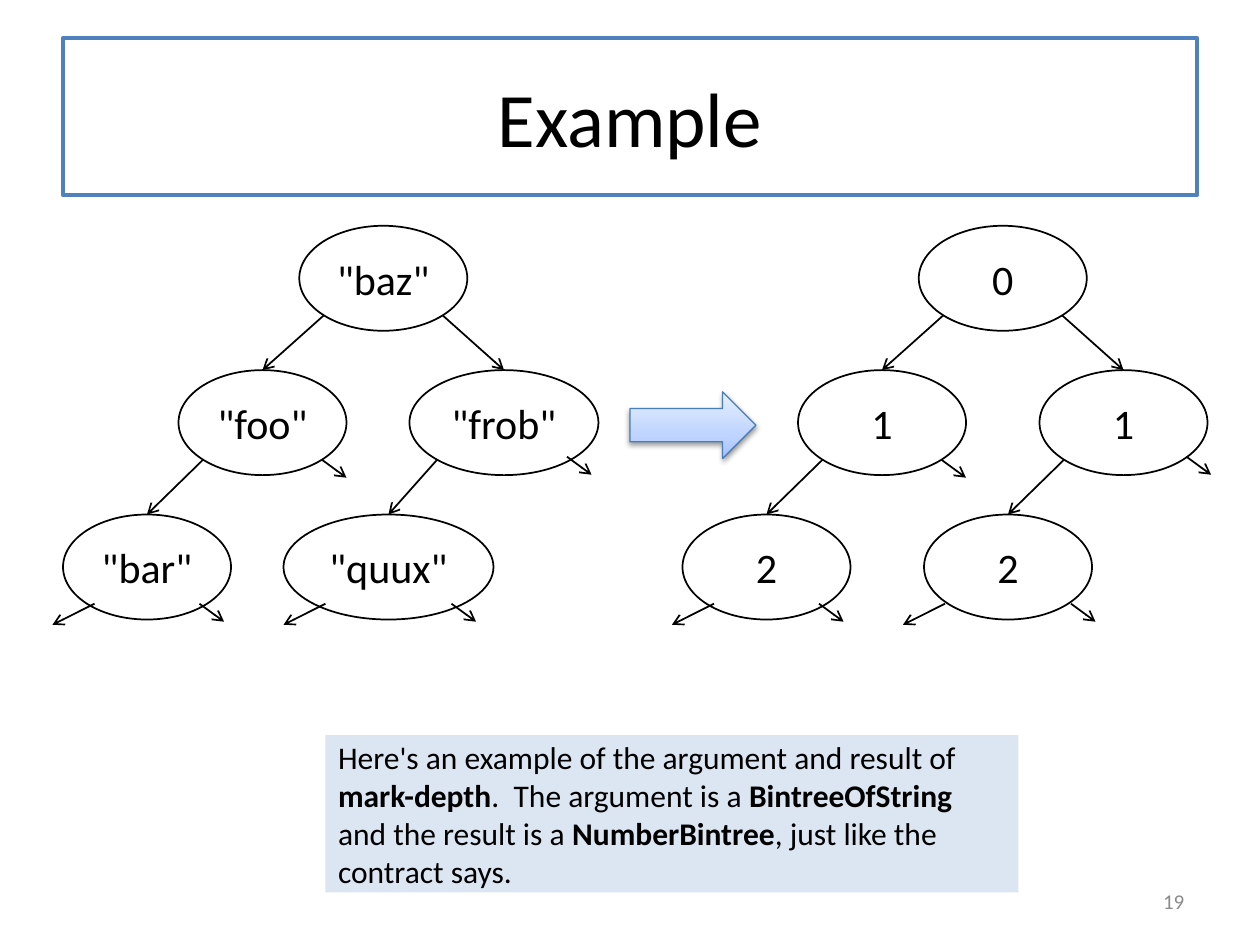
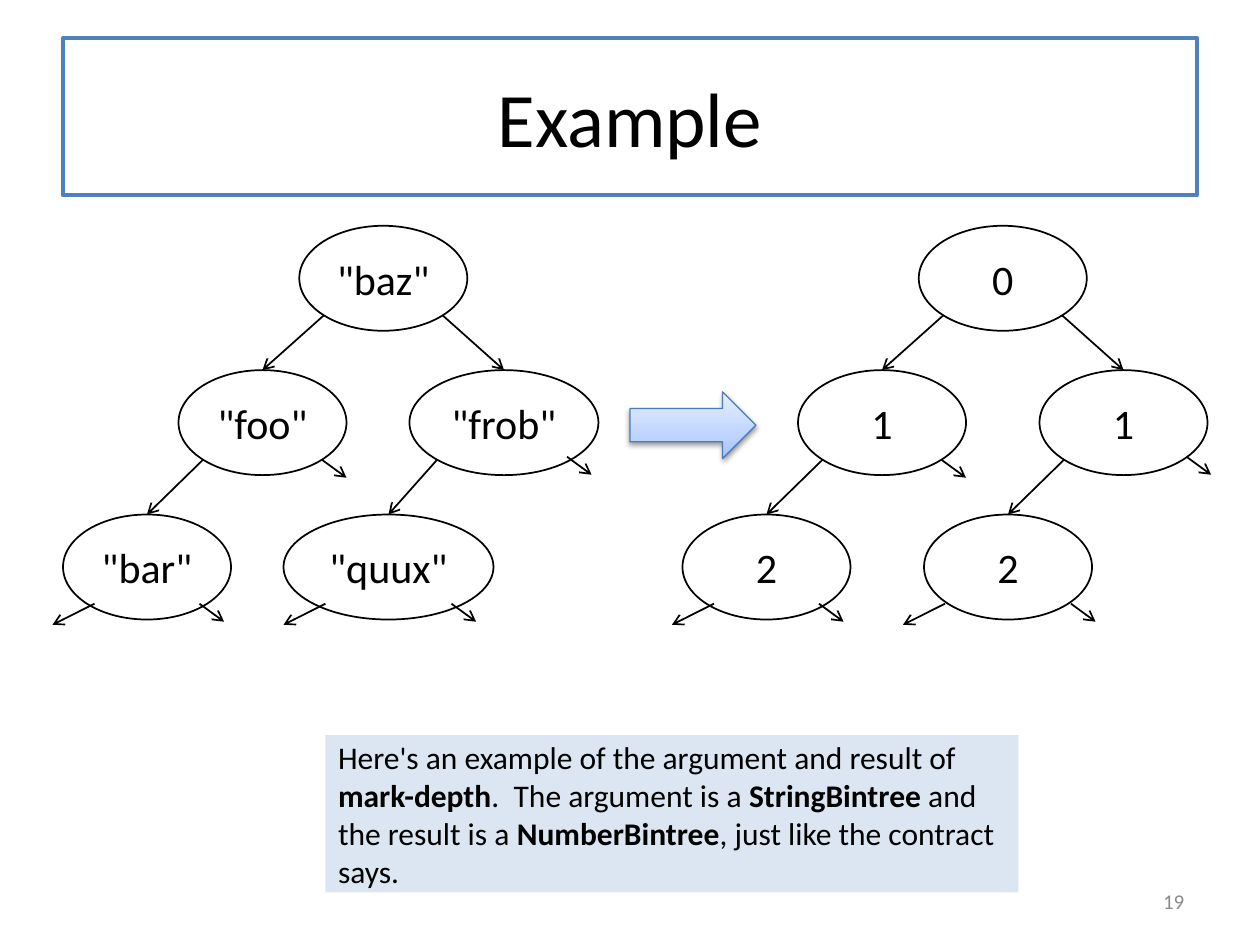
Before and after one commit to mwand/cs5010f17, a slide deck: slide 19 of Slides/Lesson 7.1-7.3 Invariants Combined.pptx. Drawn at 1260x945 pixels with LibreOffice and Linux fonts; fonts in the diff are those of the drawing. Boxes give left, top, right and bottom in pixels: in the first picture for what was removed or moved away, otherwise in the second. Text is boxed around its words. In the diff, an @@ line names an element or a change of style, - is before the commit and + after.

```diff
--- a/Slides/Lesson 7.1-7.3 Invariants Combined.pptx
+++ b/Slides/Lesson 7.1-7.3 Invariants Combined.pptx
@@ text in rectangle at <box>338,747,994,888</box>: text changed @@
-Here's an example of the argument and result of mark-depth. The argument is a BintreeOfString and the result is a NumberBintree, just like the contract says.
+Here's an example of the argument and result of mark-depth. The argument is a StringBintree and the result is a NumberBintree, just like the contract says.
```
Also in this commit, not shown: 8 other slides changed, 3 slides added, 1 slide removed, 1 other file.
